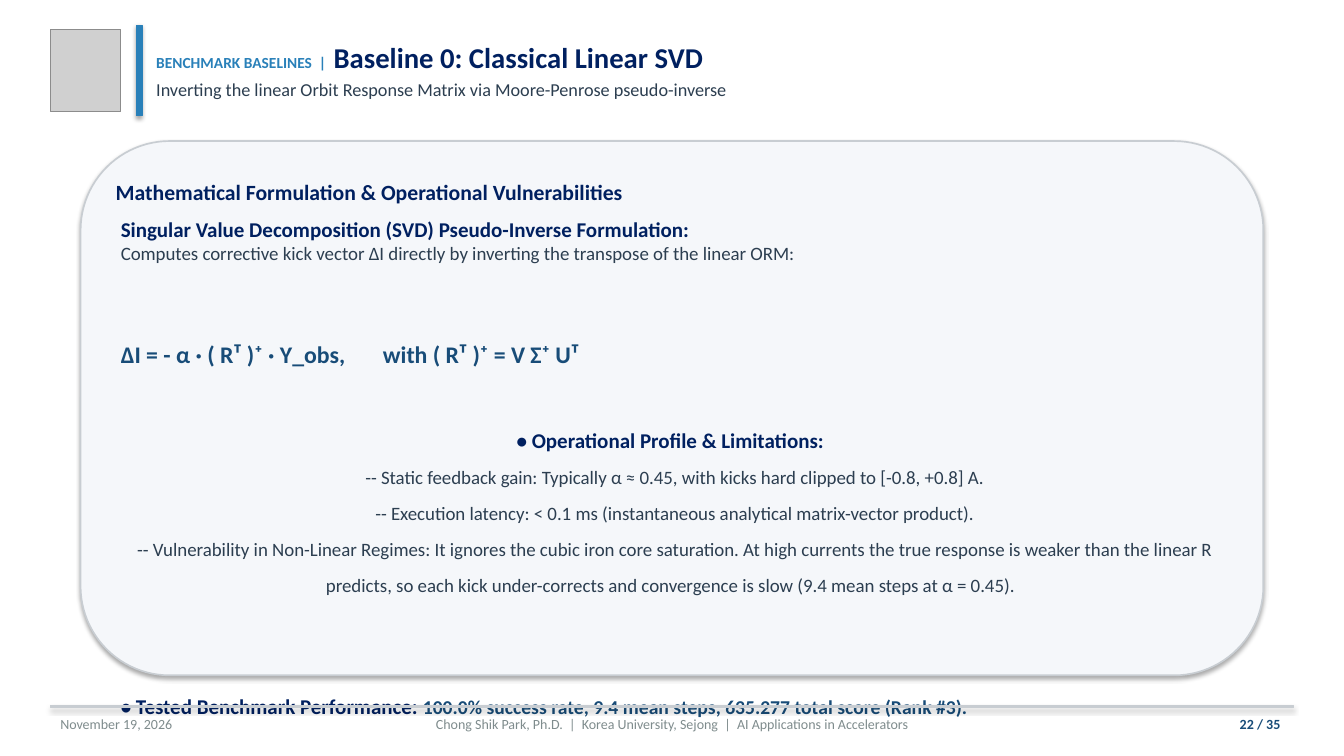
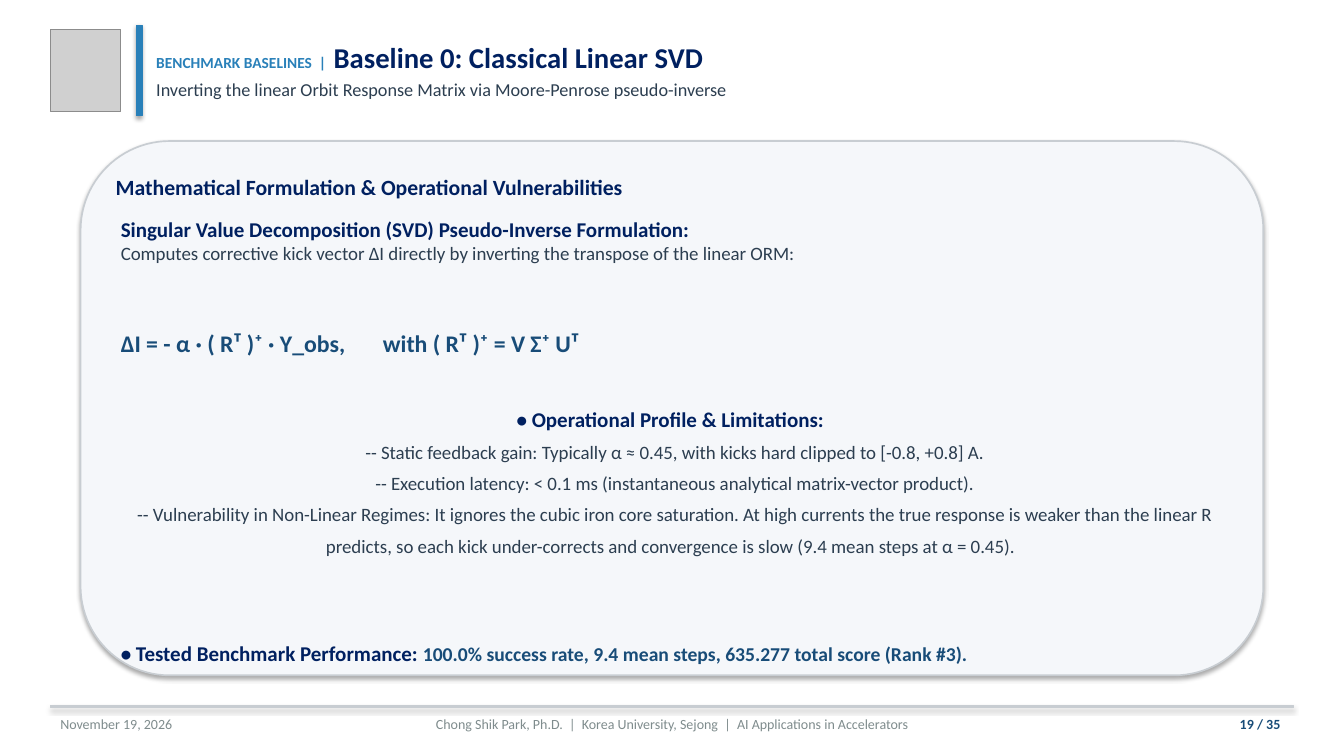
Before and after one commit to cspark7701/ai4acc-mini-hackathon, a slide deck: slide 19 of presentations/Lecture_1_AI_ML_Foundations_and_Control_Slides.pptx (slide 22 before the commit). Drawn at 1344x756 pixels with LibreOffice and Linux fonts; fonts in the diff are those of the drawing; grey boxes stand for pictures. Boxes give left, top, right and bottom in pixels: in the first picture for what was removed or moved away, otherwise in the second. Text is boxed around its words. In the diff, an @@ line names an element or a change of style, - is before the commit and + after.

```diff
--- a/presentations/Lecture_1_AI_ML_Foundations_and_Control_Slides.pptx
+++ b/presentations/Lecture_1_AI_ML_Foundations_and_Control_Slides.pptx
@@ text "Mathematical Formulation & Operational Vulnerabilities" at <box>116,179,622,199</box>: line spacing 1.58 to 1.38 @@
@@ text "Singular Value Decomposition (SVD) Pseudo-Inverse ..." at <box>121,221,1211,664</box>: line spacing 1.58 to 1.38 @@
@@ text at <box>1240,720,1280,729</box>: text changed @@
-22 / 35
+19 / 35
```
Also in this commit, not shown: 4 other slides changed, 11 other files.
